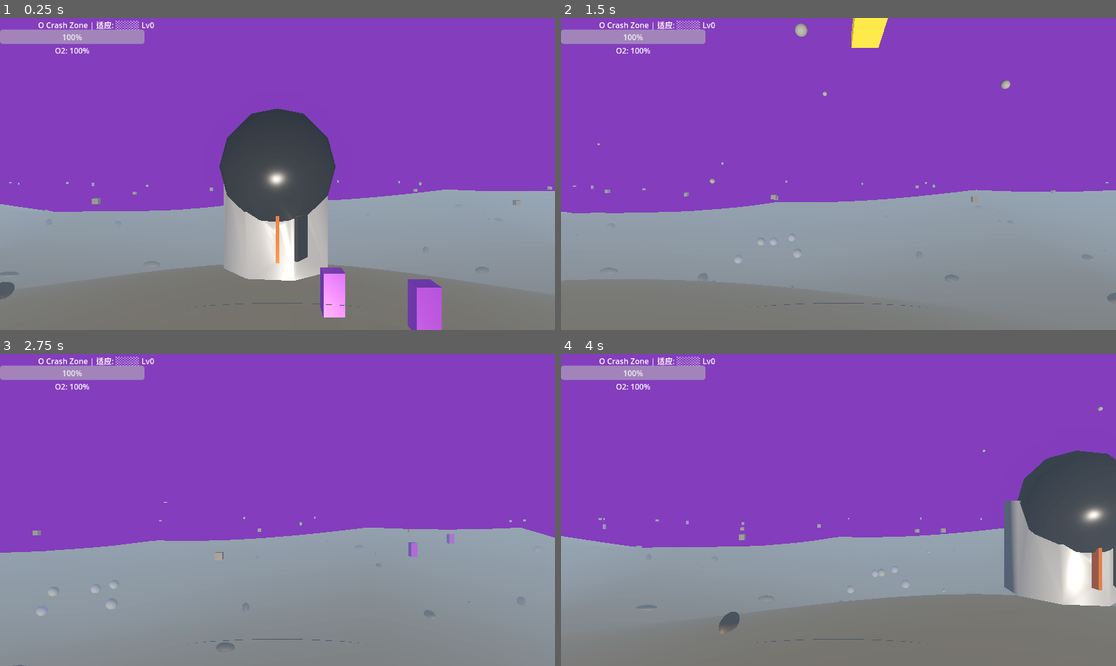
Above: before the commit, frames 1-4 (two rows, left to right).
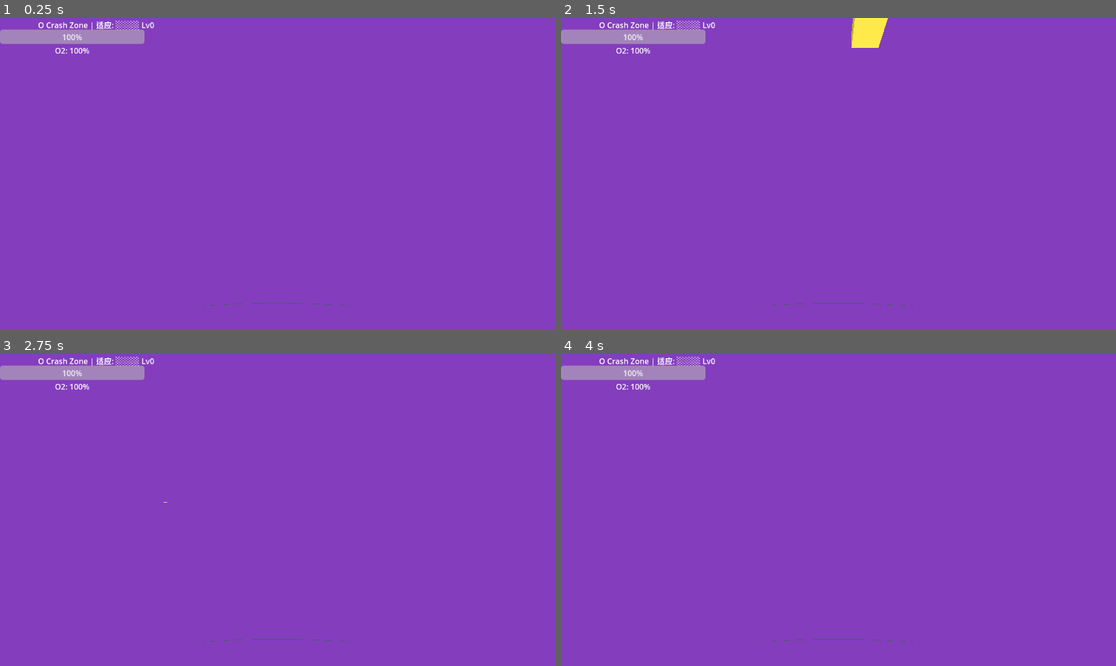
Above: after the commit, the same moments.

Repository: qnctx/star-abyss-game
Game: Godot game, scene res://scenes/main.tscn
Two runs of this game, one before a commit and one after it. Both use one fixed random seed, a clock stepped at 60 frames per second and the inputs below.
Inputs (mouse positions are in pixels of both pictures, inside the frame that each line leads up to):
- Up to frame 1 (0.25 s): no input
- Up to frame 2 (1.5 s): move the mouse to (960, 158) at 0.52 s; hold D (move_right) 0.53-1.28 s; hold E (interact) 0.53-1.28 s; move the mouse to (727, 189) at 1.27 s; hold S (move_back) from 1.28 s (still down); click (727, 189) at 1.35 s
- Up to frame 3 (2.75 s): move the mouse to (333, 441) at 2.02 s; release S (move_back) at 2.03 s; hold D (move_right) from 2.03 s (still down); hold Shift (sprint) from 2.03 s (still down)
- Up to frame 4 (4 s): move the mouse to (810, 572) at 2.77 s; release D (move_right) at 2.78 s; release Shift (sprint) at 2.78 s; hold W (move_forward) 2.78-3.53 s; tap T (teleport) at 2.85 s; move the mouse to (1005, 556) at 3.52 s; hold A (move_left) from 3.53 s (still down); hold E (interact) from 3.53 s (still down)

The runs differ from the first frame. In frame 1, 46% of the frame differs, in the area x 0-100%, y 28-100%; in frame 2, 41%; in frame 3, 41%; in frame 4, 45%.
Error after the commit: Parse Error: Could not preload resource file "res://scenes/resource_node.tscn". (res://scripts/world_generator.gd:45)

Commit message:
Fix purple cube: add material to resource_node.tscn ResourceMesh node

Diff:
--- a/src/scenes/resource_node.tscn
+++ b/src/scenes/resource_node.tscn
@@ -19,3 +19,9 @@
 [node name="ResourceMesh" type="MeshInstance3D" parent="."]
 transform = Transform3D(1, 0, 0, 0, 1, 0, 0, 0, 1, 0, 0.15, 0)
 mesh = SubResource("BoxMesh_resource")
+surface_material_override/0 = SubResource("StandardMaterial3D_iron")
+
+[sub_resource type="StandardMaterial3D" id="StandardMaterial3D_iron"]
+albedo_color = Color(0.5, 0.45, 0.4, 1)
+roughness = 0.4
+metallic = 0.3
